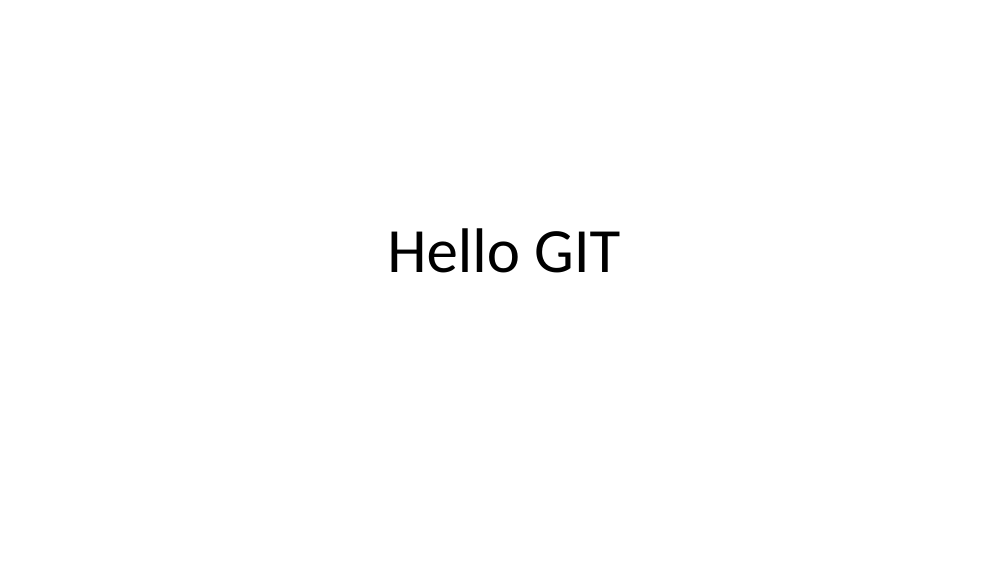
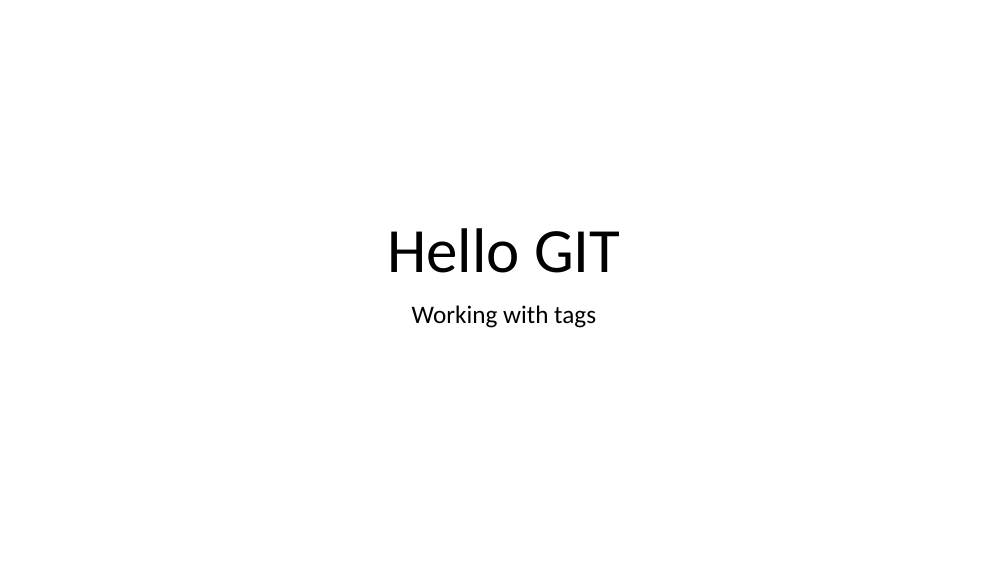
Before and after one commit to tetianar/AT_august2016, a slide deck: slide 1 of hello_Romaniv.pptx. Drawn at 1008x567 pixels with LibreOffice and Linux fonts; fonts in the diff are those of the drawing. Boxes give left, top, right and bottom in pixels: in the first picture for what was removed or moved away, otherwise in the second. Text is boxed around its words. In the diff, an @@ line names an element or a change of style, - is before the commit and + after.

Commit message:
commit 2 for working with tag V1_Romaniv

```diff
--- a/hello_Romaniv.pptx
+++ b/hello_Romaniv.pptx
@@ subtitle added at [412,305,596,328], 24 pt, text #000000 @@
+Working with tags
```
